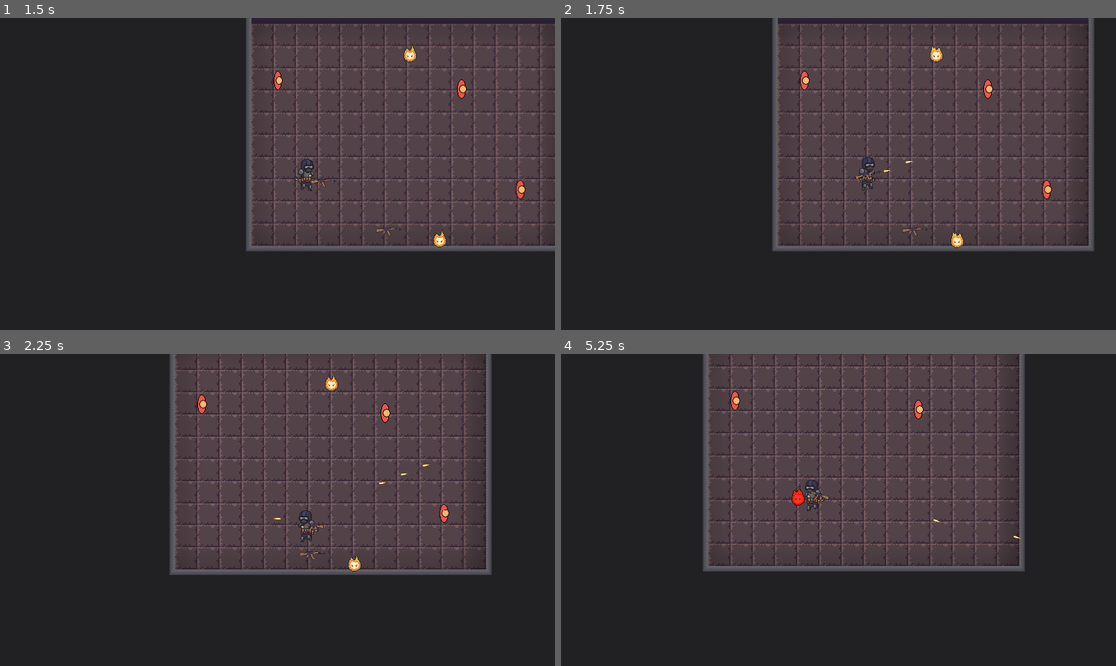
Above: before the commit, frames 1-4 (two rows, left to right).
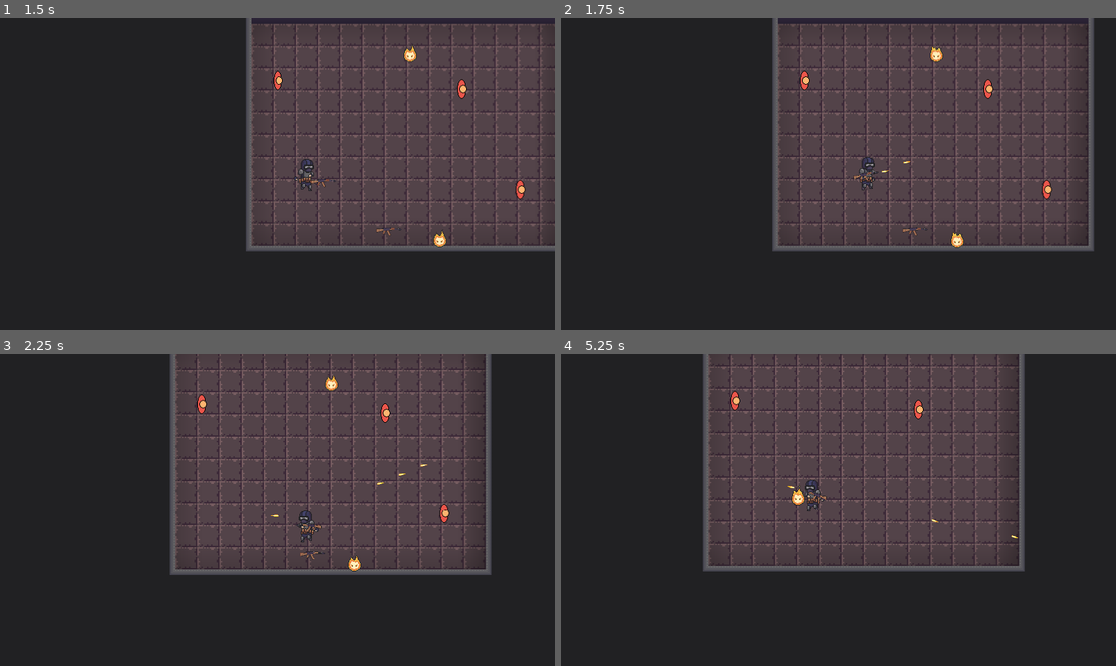
Above: after the commit, the same moments.

Repository: JaRiex11/thegame
Game: Godot game, scene res://scenes/MainMenu.tscn
Same seed, same stepped clock (60 frames per second), same inputs: the game is played once before the commit and once after it.
Inputs (mouse positions are in pixels of both pictures, inside the frame that each line leads up to):
- Up to frame 1 (1.5 s): click "ИГРАТЬ" at 0.5 s; move the mouse to (399, 158) at 1.27 s; press the mouse at (399, 158) at 1.28 s; hold D (right) from 1.28 s (still down)
- Up to frame 2 (1.75 s): keep holding D (right); tap Space (jump) at 1.52 s
- Up to frame 3 (2.25 s): move the mouse to (166, 525) at 2.02 s; release D (right) at 2.03 s; release the mouse at (166, 525) at 2.03 s; hold S (down) from 2.03 s (still down); click (166, 525) at 2.1 s
- Up to frame 4 (5.25 s): tap Space (jump) at 2.27, 3.77, 4.52 s; move the mouse to (894, 441) at 2.77 s; release S (down) at 2.78 s; press the mouse at (894, 441) at 2.78 s; hold D (right) 2.78-3.53 s; move the mouse to (810, 572) at 3.52 s; release the mouse at (810, 572) at 3.53 s; hold W (up) 3.53-4.28 s; click (810, 572) at 3.6 s; move the mouse to (1005, 556) at 4.27 s; press the mouse at (1005, 556) at 4.28 s; hold A (left) from 4.28 s (still down); move the mouse to (672, 463) at 5.02 s; release the mouse at (672, 463) at 5.03 s; click (672, 463) at 5.1 s

Frame 1 is identical in both runs. In frame 2, less than 0.1% of the frame differs, in the area x 52-64%, y 45-53%; in frame 3, less than 0.1%; in frame 4, 0.2%, in the area x 40-83%, y 42-60%.

Commit message:
Поправил отображение стрельбы
Исправил зеркалирование при стрельбе влево. Еще теперь пуля вылетает в направлении ствола

Diff:
--- a/scenes/MainCharacter.tscn
+++ b/scenes/MainCharacter.tscn
@@ -292,6 +292,6 @@
 frame_progress = 0.0597292
 
 [node name="WeaponPivot" type="Marker2D" parent="."]
-position = Vector2(6, -20)
+position = Vector2(0, -19)
 
 [connection signal="body_entered" from="PlayerHurtBox" to="." method="_on_body_entered_enemy_body"]
--- a/scenes/based_scenes/Weapon.tscn
+++ b/scenes/based_scenes/Weapon.tscn
@@ -20,4 +20,6 @@
 
 [node name="ShootPoint" type="Marker2D" parent="."]
 
+[node name="ShootStartPoint" type="Marker2D" parent="."]
+
 [connection signal="body_entered" from="Area2D" to="." method="_on_body_entered"]
--- a/scenes/based_scenes/weapon.gd
+++ b/scenes/based_scenes/weapon.gd
@@ -10,6 +10,7 @@
 @export var bullet_speed: float = 700
 @export var pivot_offset_y := 70  # Смещение точки вращения
 @export var pivot_offset_x := 0  # Смещение точки вращения
+@export var shoot_point_offset := 5
 
 @export_category("Характеристики")
 @export var weapon_name: String = "Pistol"
@@ -35,6 +36,7 @@
 @onready var hand_sprite: Sprite2D = $InHandSprite
 @onready var shoot_point = $ShootPoint
 @onready var collision := $Area2D/CollisionPolygon2D
+@onready var shoot_start_point := $ShootStartPoint
 
 signal state_changed(new_state)
 signal ammo_updated(current, total)
@@ -57,45 +59,39 @@
 
 func update_aim(target_position: Vector2, weapon_pivot: Marker2D):
 	# Вычисляем направление к цели
-	var direction = (target_position - global_position).normalized()
+	var direction = (target_position - shoot_start_point.global_position).normalized()
 
 	# Поворачиваем оружие
-
-	#position.y = weapon_pivot.position.y + pivot_offset_y
-	#position.x = weapon_pivot.position.x + pivot_offset_x
-
 	rotation = direction.angle()
 
 	# Вертикальное зеркалирование при стрельбе влево
 	if direction.x < 0:
-		hand_sprite.flip_h = false
+		scale.y = -1
+	else:
+		scale.y = 1
 
-		#position = flip_offset  # Смещаем для правильного позиционирования
-	else:
-		hand_sprite.flip_h = true
-		#position = Vector2.ZERO
-
-	# Всегда сохраняем ShootPoint справа от оружия
-	shoot_point.position.x = abs(shoot_point.position.x)
 
 func try_shoot(direction: Vector2, weapon_owner_pos: Vector2) -> bool:
 	if current_state != WeaponState.IDLE or not can_shoot or current_ammo <= 0:
 		return false
 
-	shoot(direction, weapon_owner_pos)
+	shoot(weapon_owner_pos)
 	return true
 
-func shoot(direction: Vector2, weapon_owner_pos: Vector2):
+func shoot(weapon_owner_pos: Vector2):
 	current_state = WeaponState.SHOOTING
 	emit_signal("state_changed", current_state)
 
 	var bullet = bullet_scene.instantiate()
 	get_tree().current_scene.add_child(bullet)
 
+	# Задаем направление от начала ствола до конца (чтобы летело строго в направлении оружия)
+	var new_direction = (shoot_point.global_position - shoot_start_point.global_position).normalized()
+
 	# Порядок: (_owner_pos: Vector2, _direction: Vector2, _speed: float, _damage: int, _knockback_force: float)
-	bullet.initialize_components(weapon_owner_pos, direction, bullet_speed, damage, knockback_force)
+	bullet.initialize_components(weapon_owner_pos, new_direction, bullet_speed, damage, knockback_force)
 	bullet.global_position = shoot_point.global_position
-	bullet.rotation = direction.angle()
+	bullet.rotation = new_direction.angle()
 
 	# Обновление боезапаса
 	current_ammo -= 1
@@ -107,7 +103,7 @@
 	print("current_ammo: ", current_ammo)
 
 	# Эффект отдачи
-	var recoil_vector = -direction * 10
+	var recoil_vector = -new_direction * 10
 	var original_pos = position
 	position += recoil_vector
 
--- a/scenes/weapons/ak_74.tscn
+++ b/scenes/weapons/ak_74.tscn
@@ -38,3 +38,6 @@
 
 [node name="ShootPoint" parent="." index="3"]
 position = Vector2(35, -6)
+
+[node name="ShootStartPoint" parent="." index="4"]
+position = Vector2(0, -6)
Not shown, added: scenes/Tutorial.tscn4339211444.tmp
Not shown, added: scenes/Tutorial.tscn4347126870.tmp
